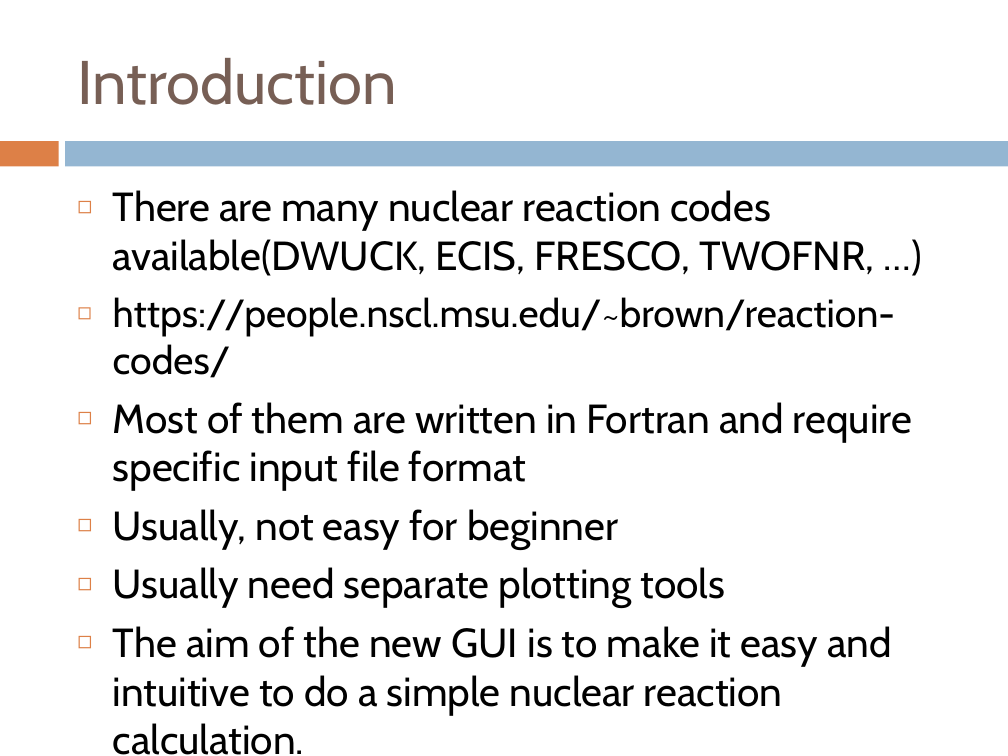
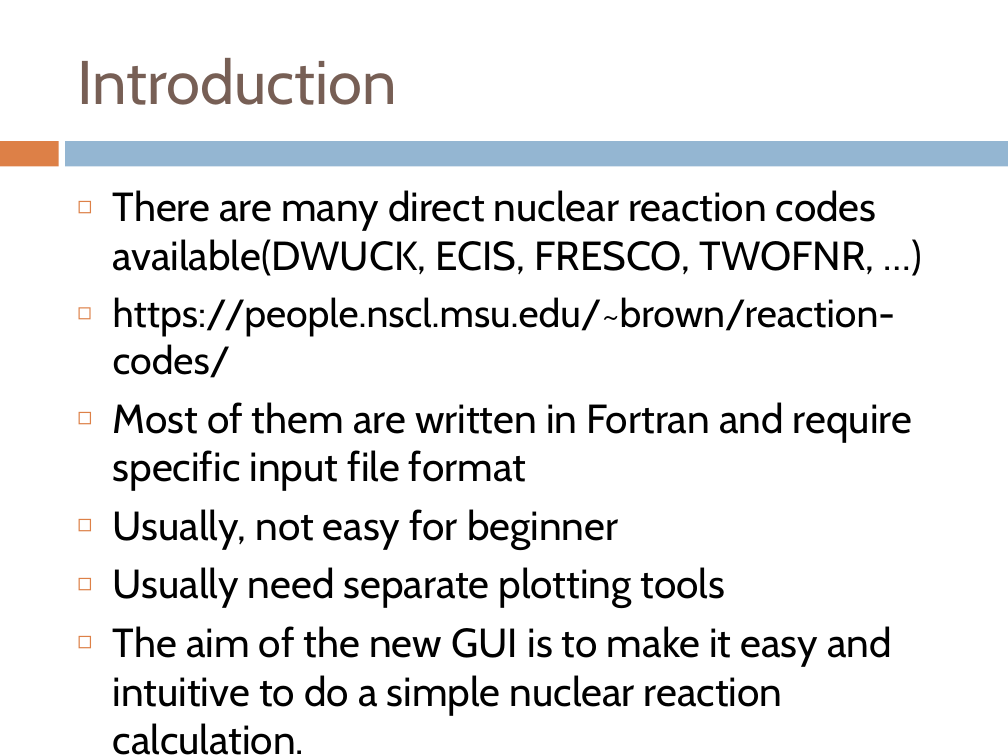
Before and after one commit to alphacentaury-github/NPSS2020, a slide deck: slide 2 of 20201007_ReactionGUI.pptx. Drawn at 1008x756 pixels with LibreOffice and Linux fonts; fonts in the diff are those of the drawing. Boxes give left, top, right and bottom in pixels: in the first picture for what was removed or moved away, otherwise in the second. Text is boxed around its words. In the diff, an @@ line names an element or a change of style, - is before the commit and + after.

```diff
--- a/20201007_ReactionGUI.pptx
+++ b/20201007_ReactionGUI.pptx
@@ text at [113, 190, 877, 276]: text changed @@
-◻ There are many nuclear reaction codes available(DWUCK, ECIS, FRESCO, TWOFNR, …)
+◻ There are many direct nuclear reaction codes available(DWUCK, ECIS, FRESCO, TWOFNR, …)
```
Also in this commit, not shown: 2 other slides changed.
